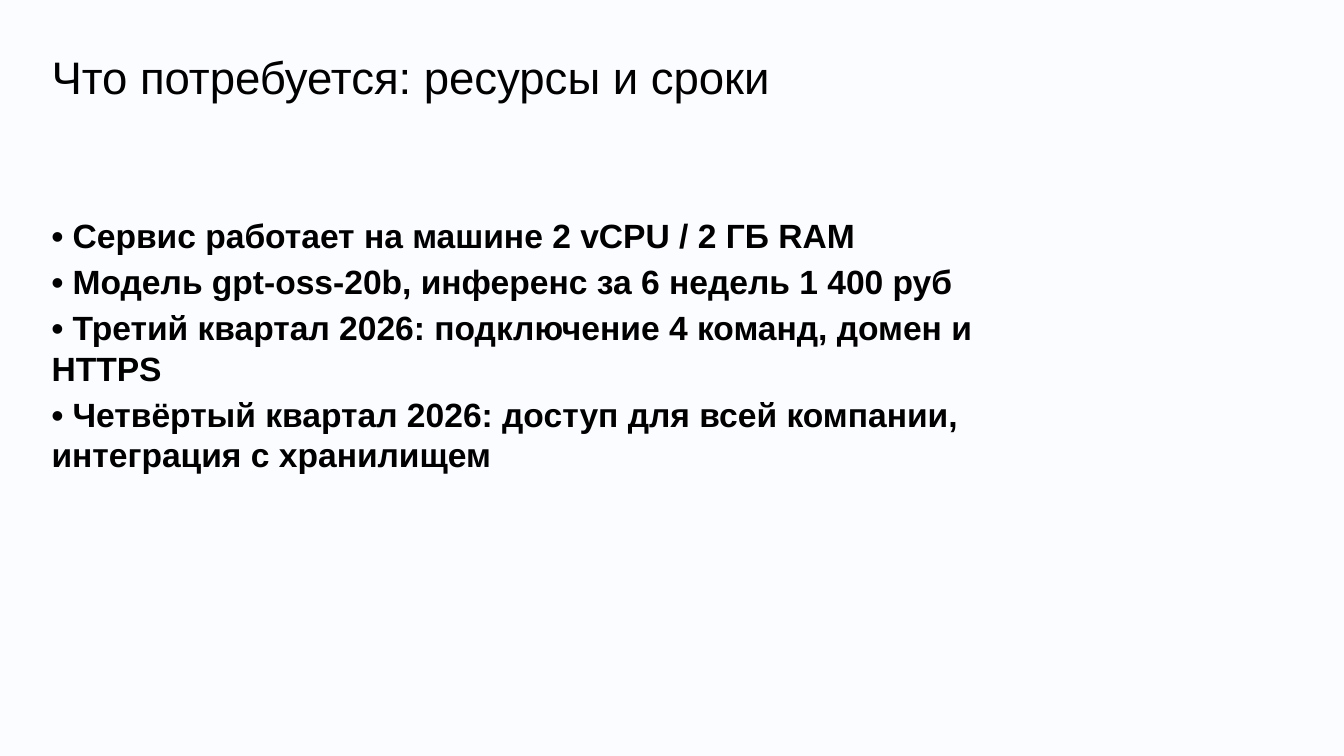
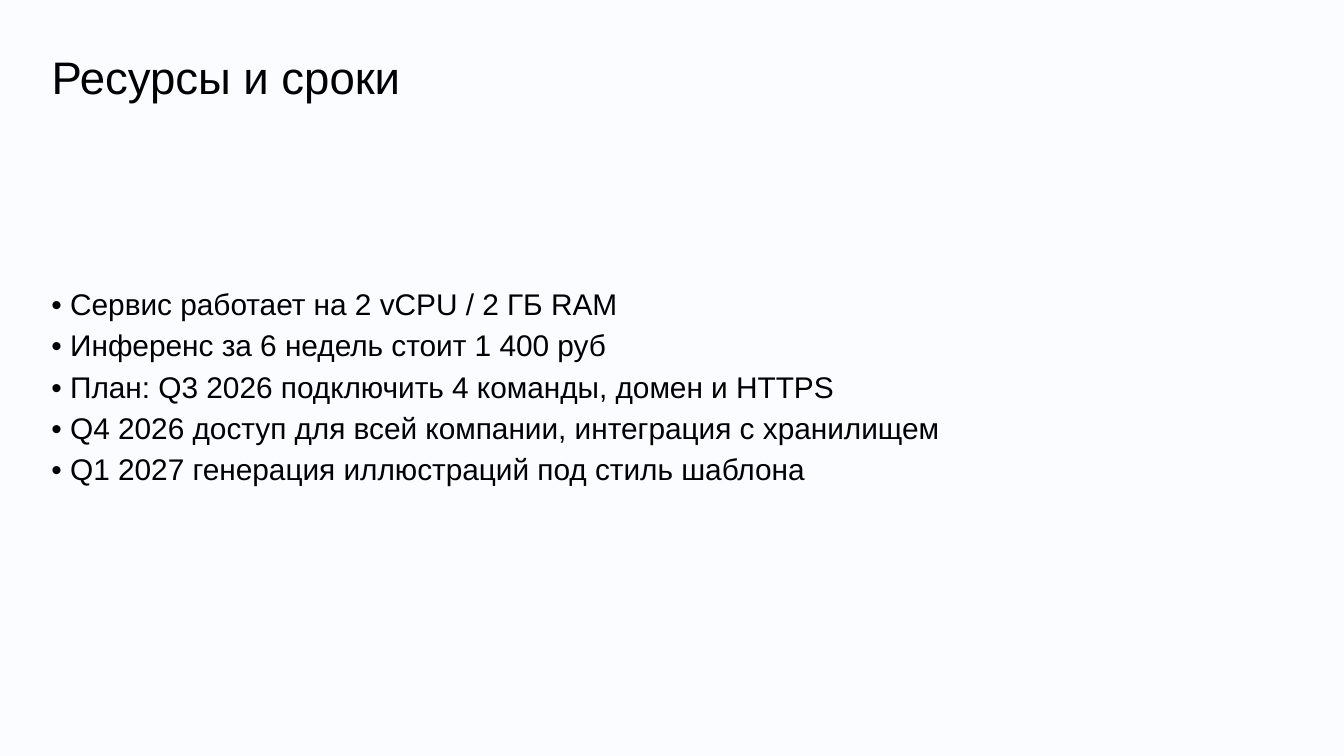
Before and after one commit to DiFoxenGit/-VKTechHackathon, a slide deck: slide 8 of samples/VK_Tech_шаблон__classic.pptx (slide 5 before the commit). Drawn at 1344x756 pixels with LibreOffice and Linux fonts; fonts in the diff are those of the drawing; background and template pictures are left out. Boxes give left, top, right and bottom in pixels: in the first picture for what was removed or moved away, otherwise in the second. Text is boxed around its words. In the diff, an @@ line names an element or a change of style, - is before the commit and + after.

```diff
--- a/samples/VK_Tech_шаблон__classic.pptx
+++ b/samples/VK_Tech_шаблон__classic.pptx
@@ text at [52, 62, 400, 103]: text changed @@
-Что потребуется: ресурсы и сроки
+Ресурсы и сроки
@@ text at [70, 293, 939, 486]: text changed; size 18 to 16 pt; bold off @@
-• Сервис работает на машине 2 vCPU / 2 ГБ RAM
-• Модель gpt-oss-20b, инференс за 6 недель 1 400 руб
-• Третий квартал 2026: подключение 4 команд, домен и HTTPS
-• Четвёртый квартал 2026: доступ для всей компании, интеграция с хранилищем
+• Сервис работает на 2 vCPU / 2 ГБ RAM
+• Инференс за 6 недель стоит 1 400 руб
+• План: Q3 2026 подключить 4 команды, домен и HTTPS
+• Q4 2026 доступ для всей компании, интеграция с хранилищем
+• Q1 2027 генерация иллюстраций под стиль шаблона
```
Also in this commit, not shown: 3 other slides changed, 5 slides added, 5 slides removed, 19 other files.
